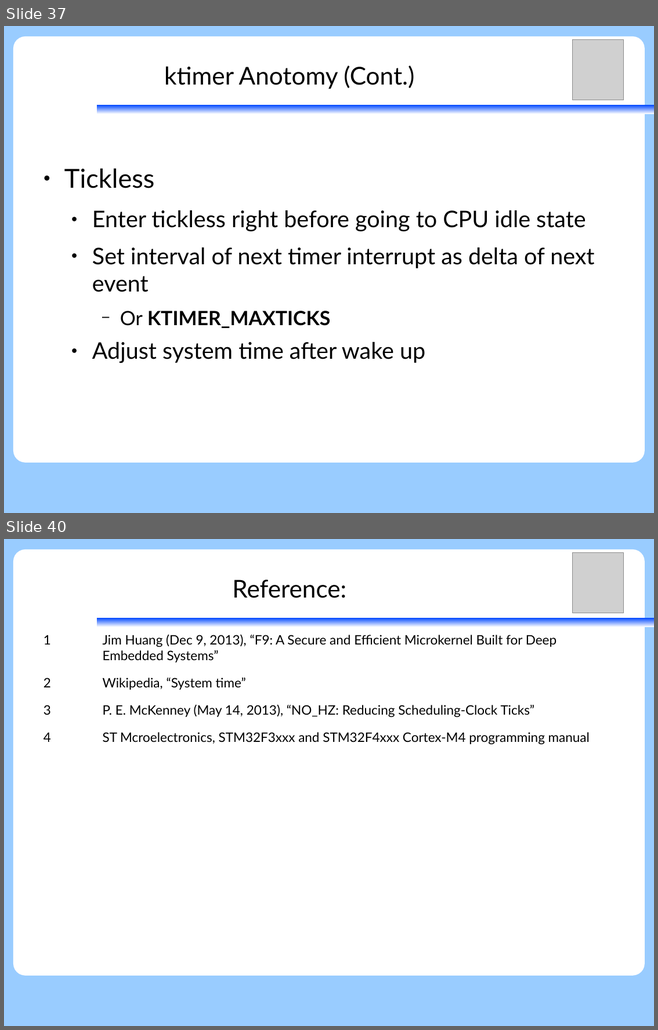
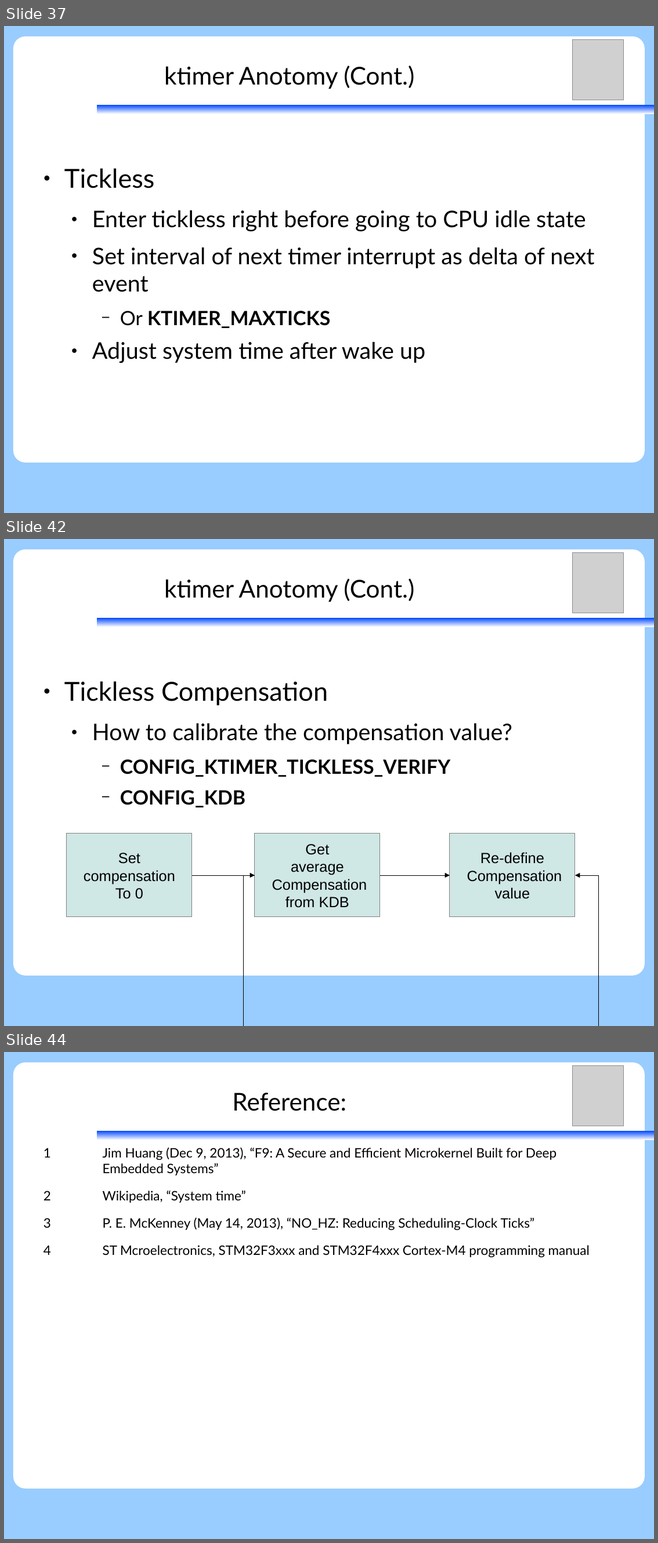
Before and after one commit to vh21/documents, a slide deck: ukernel/f9-microkernel-ktimer.odp. Shown one above the other, each under a label of ours: slides 37 and 40 before the commit, slides 37, 42 and 44 after it; the slides between them are not shown. The pictures are 658x1030 and 658x1543 pixels, drawn with LibreOffice and Linux fonts; fonts in the diff are those of the drawing; grey boxes stand for pictures. Boxes give left, top, right and bottom in pixels: in the first picture for what was removed or moved away, otherwise in the second. Text is boxed around its words. In the diff, an @@ line names an element or a change of style, - is before the commit and + after.

Commit message:
ukernel: f9kernel: update ktimer

```diff
--- a/ukernel/f9-microkernel-ktimer.odp
+++ b/ukernel/f9-microkernel-ktimer.odp
@@ slide 42 added at (x1=4, y1=539, x2=654, y2=1026), background #99CCFF; not listed: 3 template elements that a slide beside it also shows @@
@@ picture added at (x1=573, y1=553, x2=624, y2=613) @@
@@ title added at (x1=164, y1=578, x2=414, y2=602), 30 pt, text #000000 @@
+ktimer Anotomy (Cont.)
@@ text added at (x1=64, y1=681, x2=512, y2=808), 24 pt, text #000000 @@
+● Tickless Compensation
+  ● How to calibrate the compensation value?
+    − CONFIG_KTIMER_TICKLESS_VERIFY
+    − CONFIG_KDB
@@ group added at (x1=67, y1=834, x2=598, y2=952): 3 rectangles, 3 elbow arrows @@
+Set
+compensation
+To 0
+Get
+average
+Compensation
+from KDB
+Re-define
+Compensation
+value
@@ what was slide 40 is now slide 44 @@
```
Also in this commit, not shown: 4 slides changed, 4 other slides added, 2 slides removed.
